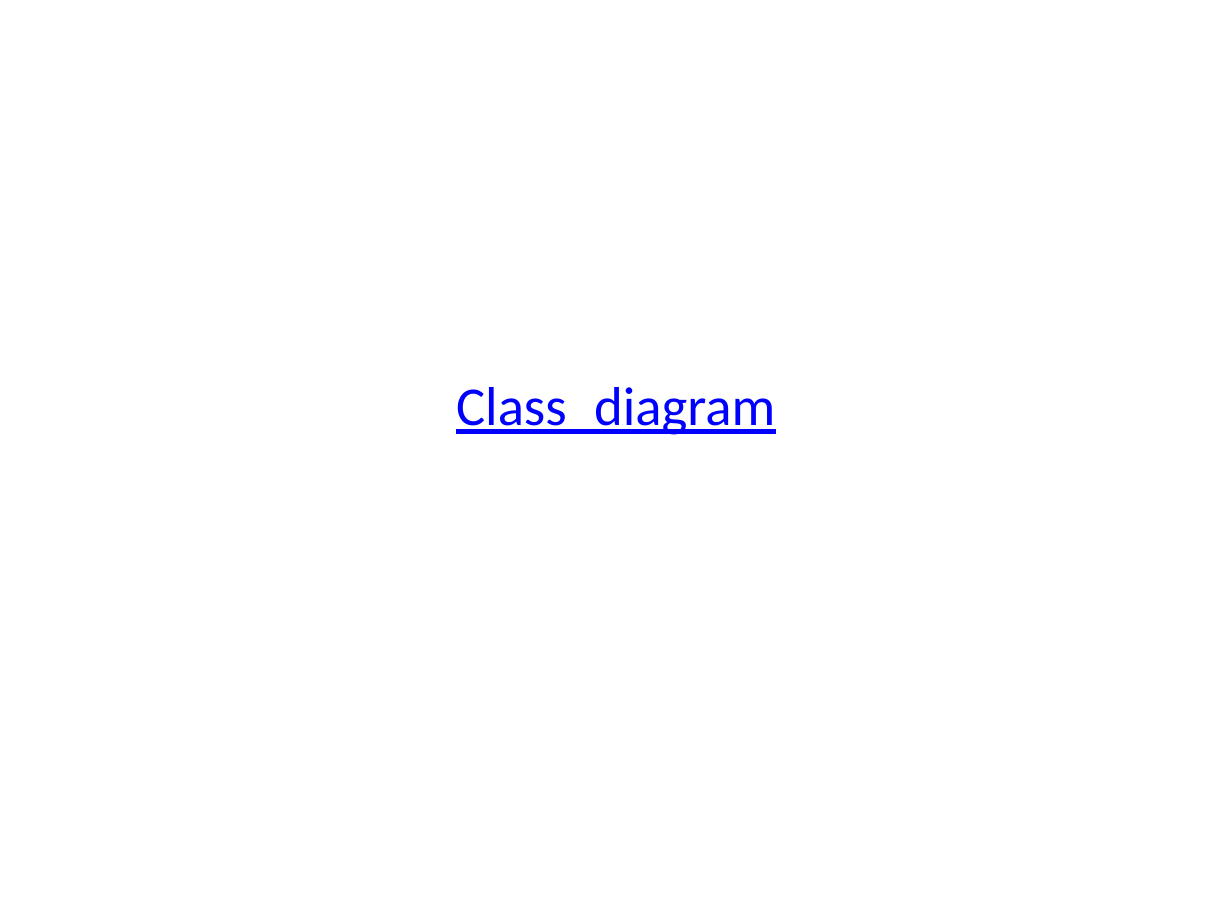
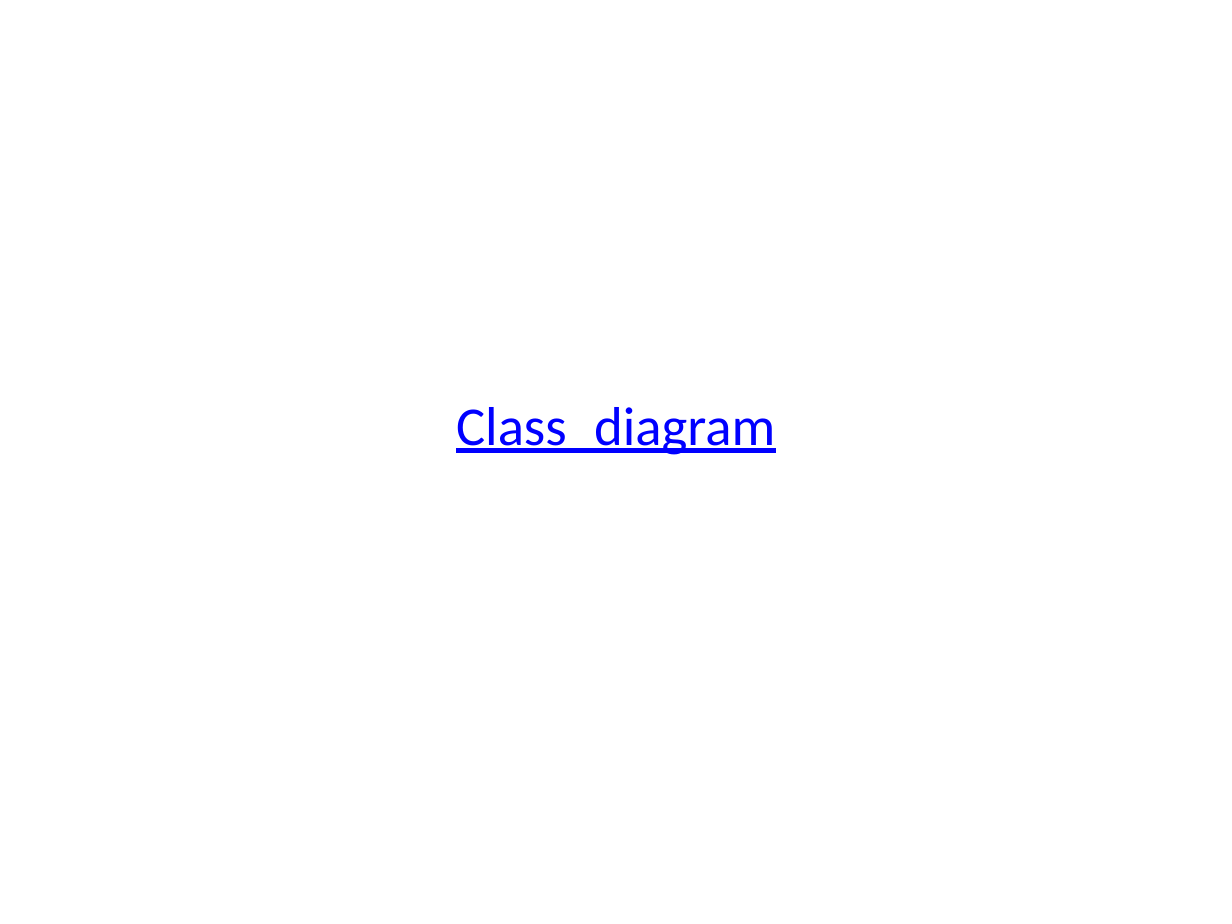
Before and after one commit to KatrinaHoffert/fbms, a slide deck: slide 6 of doc/milestone_6/final_presentation.pptx. Drawn at 1232x924 pixels with LibreOffice and Linux fonts; fonts in the diff are those of the drawing; background and template pictures are left out. Boxes give left, top, right and bottom in pixels: in the first picture for what was removed or moved away, otherwise in the second. Text is boxed around its words. In the diff, an @@ line names an element or a change of style, - is before the commit and + after.

```diff
--- a/doc/milestone_6/final_presentation.pptx
+++ b/doc/milestone_6/final_presentation.pptx
@@ text "Class_diagram": place and size @@
-text "Class_diagram" at bbox=[456, 387, 775, 435]
+text "Class_diagram" at bbox=[456, 407, 775, 455]
```
Also in this commit, not shown: 15 other slides changed, 1 slide added, 1 slide removed.
